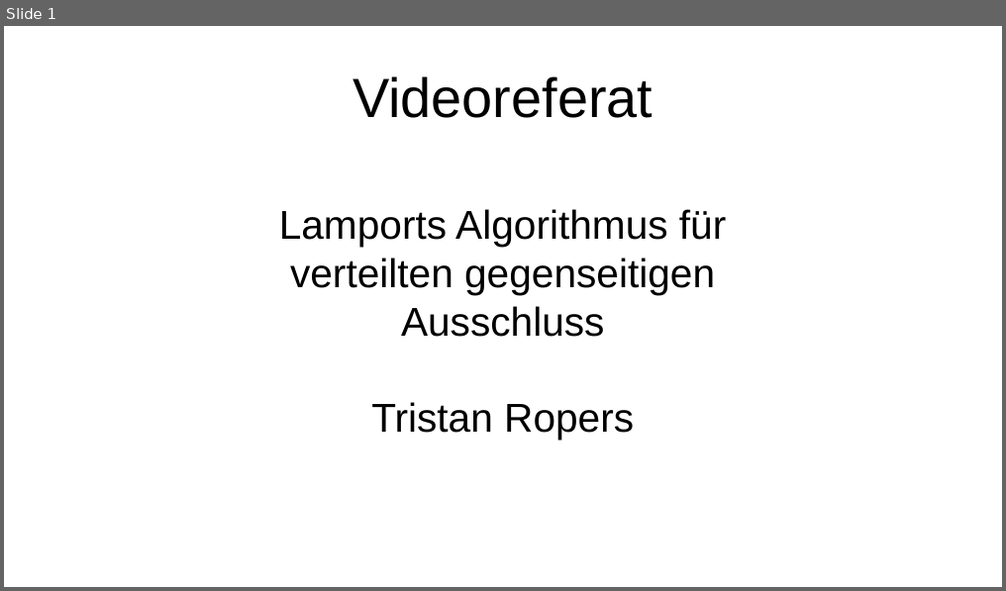
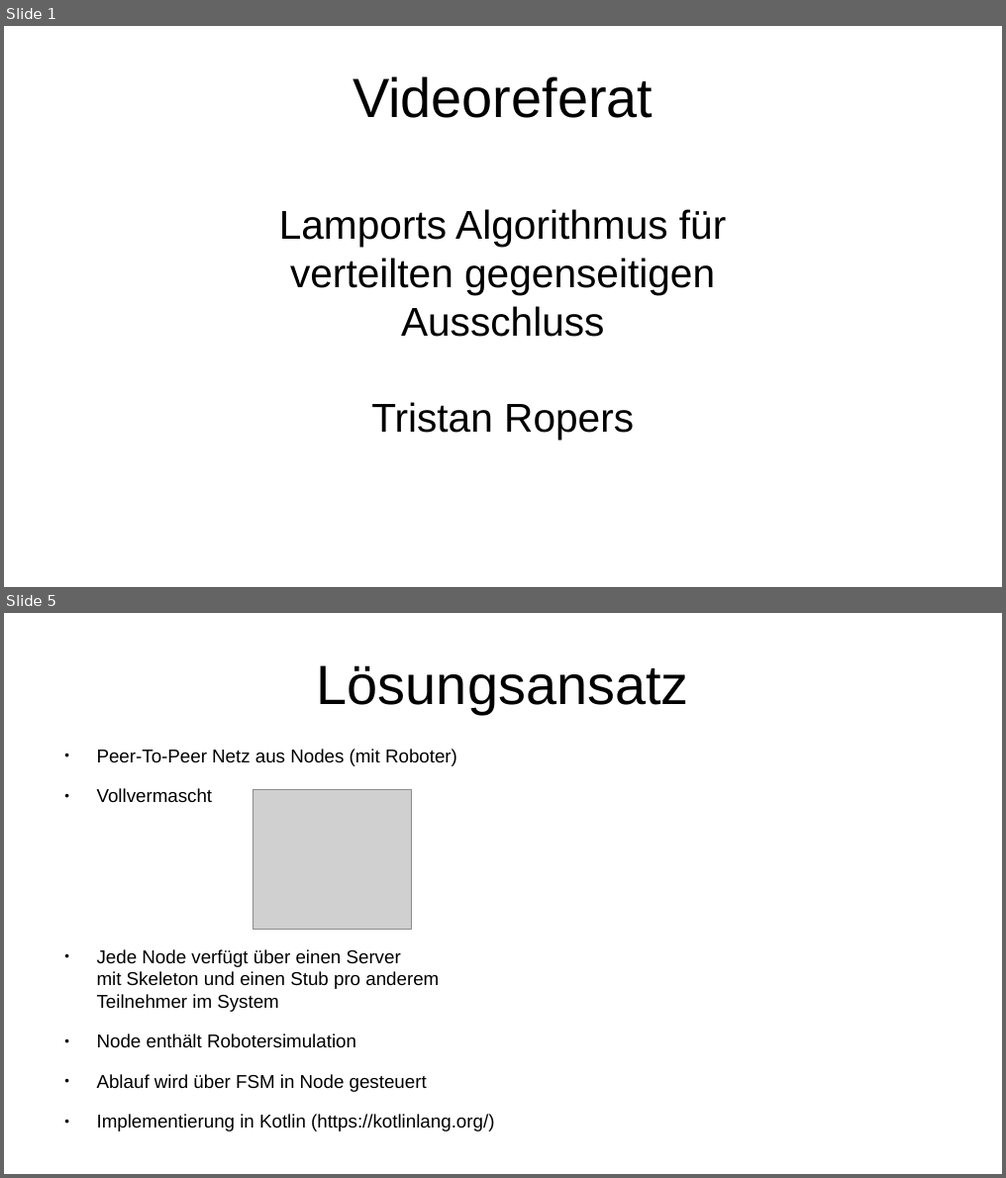
Before and after one commit to tropers/vs-wise202021-ausarbeitung, a slide deck: presentation/presentation.odp. Shown one above the other, each under a label of ours: slide 1 before the commit, slides 1 and 5 after it; the slides between them are not shown. The pictures are 1006x591 and 1006x1178 pixels, drawn with LibreOffice and Linux fonts; fonts in the diff are those of the drawing; grey boxes stand for pictures. Boxes give left, top, right and bottom in pixels: in the first picture for what was removed or moved away, otherwise in the second. Text is boxed around its words. In the diff, an @@ line names an element or a change of style, - is before the commit and + after.

```diff
--- a/presentation/presentation.odp
+++ b/presentation/presentation.odp
@@ slide 5 added at [4, 613, 1002, 1174], background #FFFFFF @@
@@ title added at [317, 665, 689, 714], 44 pt, text #000000 @@
+Lösungsansatz
@@ text added at [97, 749, 494, 1132], 14.8 pt, text #000000 @@
+● Peer-To-Peer Netz aus Nodes (mit Roboter)
+● Vollvermascht
+● Jede Node verfügt über einen Server
+  mit Skeleton und einen Stub pro anderem
+  Teilnehmer im System
+● Node enthält Robotersimulation
+● Ablauf wird über FSM in Node gesteuert
+● Implementierung in Kotlin (https://kotlinlang.org/)
@@ picture added at [253, 790, 412, 930] @@
```
Also in this commit, not shown: 13 other slides added, 1 slide removed, 9 other files.
